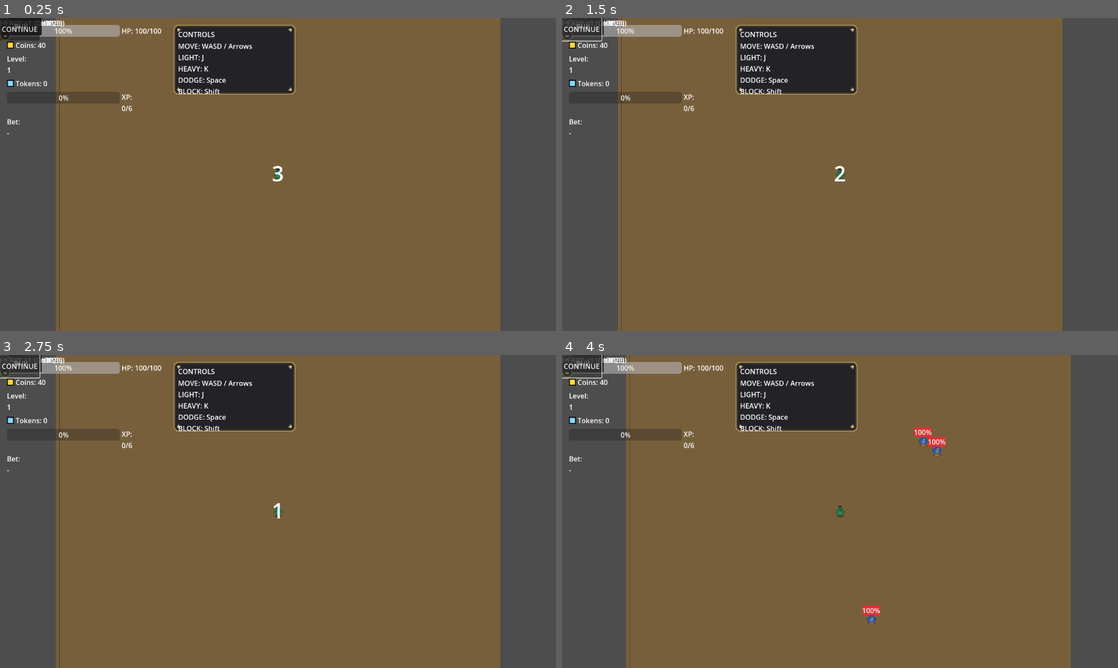
Above: before the commit, frames 1-4 (two rows, left to right).
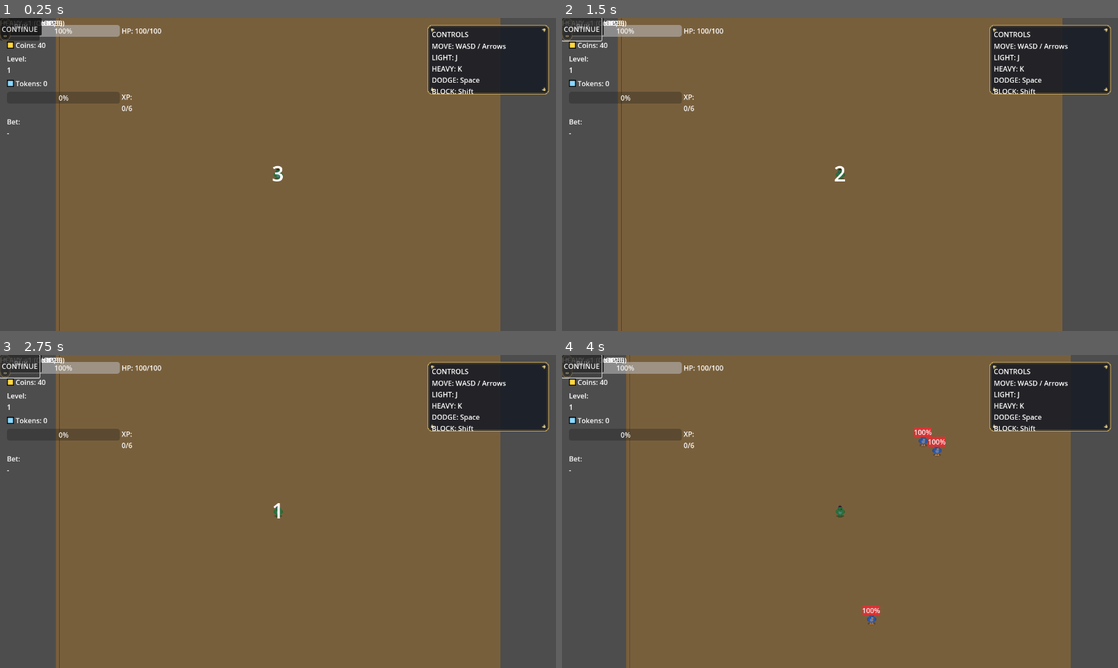
Above: after the commit, the same moments.

Repository: Faratas410/Gallicus-2.0
Game: Godot game, scene res://scenes/Main.tscn
Same seed, same stepped clock (60 frames per second), same inputs: the game is played once before the commit and once after it.
Inputs:
- Up to frame 1 (0.25 s): no input
- Up to frame 2 (1.5 s): click "CONTINUE" at 0.5 s; click "CONTINUE" at 1.25 s
- Up to frame 3 (2.75 s): click "BUY" at 2 s
- Up to frame 4 (4 s): click "BUY" at 2.75 s; click "BUY" at 3.5 s

The runs differ from the first frame. In frame 1, 9.7% of the frame differs, in the area x 31-99%, y 2-25%; in frame 2, 9.7%; in frame 3, 9.7%; in frame 4, 9.7%.

Commit message:
Adjust TopRow layout spacing

Diff:
--- a/scenes/UI.tscn
+++ b/scenes/UI.tscn
@@ -49,23 +49,28 @@
 offset_bottom = -16.0
 
 [node name="TopRow" type="HBoxContainer" parent="HUD/SafeMargin"]
-anchor_left = 0.5
-anchor_top = 0.0
-anchor_right = 0.5
-anchor_bottom = 1.0
-offset_left = -560.0
+anchor_left = 0.0
+anchor_top = 0.0
+anchor_right = 1.0
+anchor_bottom = 0.0
+offset_left = 0.0
 offset_top = 0.0
-offset_right = 560.0
+offset_right = 0.0
 offset_bottom = 0.0
+size_flags_horizontal = 3
+size_flags_vertical = 0
+theme_override_constants/separation = 24
+
+[node name="LeftColumn" type="VBoxContainer" parent="HUD/SafeMargin/TopRow"]
+custom_minimum_size = Vector2(360, 0)
 size_flags_horizontal = 0
 size_flags_vertical = 0
-theme_override_constants/separation = 24
-
-[node name="LeftColumn" type="VBoxContainer" parent="HUD/SafeMargin/TopRow"]
-custom_minimum_size = Vector2(360, 0)
+theme_override_constants/separation = 8
+
+[node name="Spacer" type="Control" parent="HUD/SafeMargin/TopRow"]
+mouse_filter = 2
 size_flags_horizontal = 3
 size_flags_vertical = 0
-theme_override_constants/separation = 8
 
 [node name="PlayerHPRow" type="HBoxContainer" parent="HUD/SafeMargin/TopRow/LeftColumn"]
 size_flags_horizontal = 3
@@ -135,7 +140,8 @@
 text = "Bet: -"
 
 [node name="RightColumn" type="VBoxContainer" parent="HUD/SafeMargin/TopRow"]
-size_flags_horizontal = 8
+custom_minimum_size = Vector2(280, 0)
+size_flags_horizontal = 0
 size_flags_vertical = 0
 
 [node name="LevelUpPopup" type="Label" parent="HUD"]
